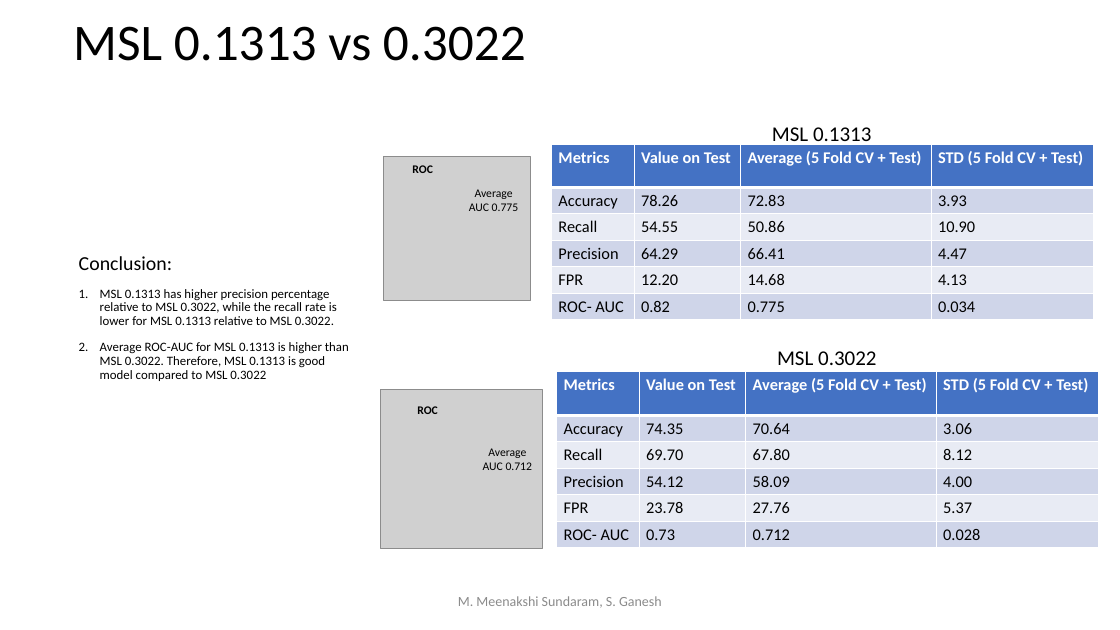
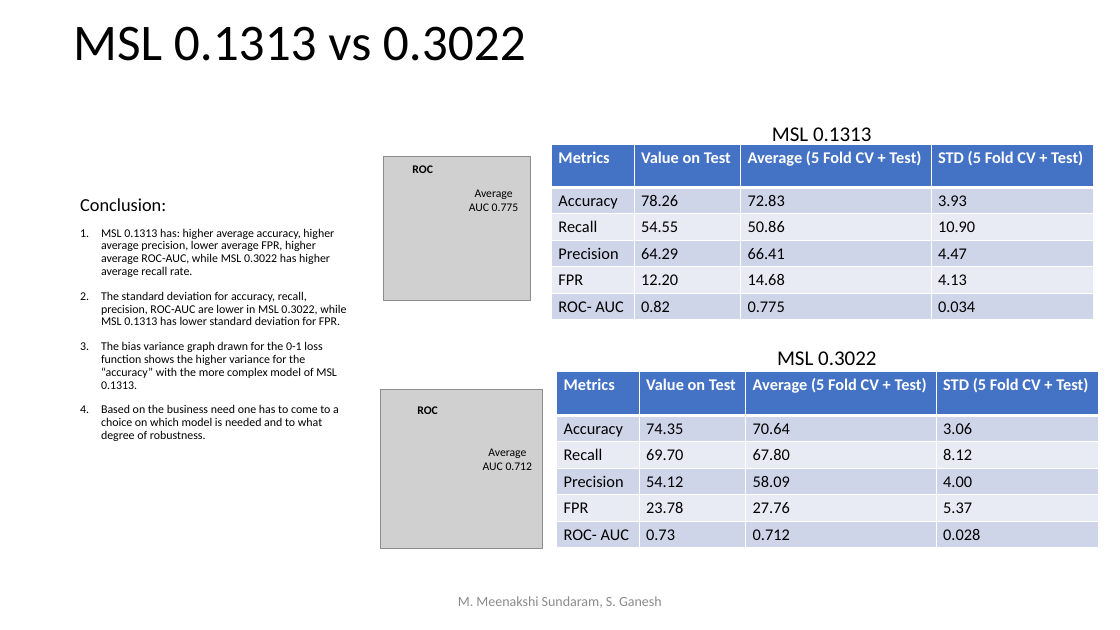
Before and after one commit to meenakshsundaram/AIML, a slide deck: slide 33 of Notes/Decision_Trees.pptx. Drawn at 1120x630 pixels with LibreOffice and Linux fonts; fonts in the diff are those of the drawing; grey boxes stand for pictures. Boxes give left, top, right and bottom in pixels: in the first picture for what was removed or moved away, otherwise in the second. Text is boxed around its words. In the diff, an @@ line names an element or a change of style, - is before the commit and + after.

```diff
--- a/Notes/Decision_Trees.pptx
+++ b/Notes/Decision_Trees.pptx
@@ text "Conclusion:": place and size @@
-text "Conclusion:" at <box>79,256,349,381</box>
+text "Conclusion:" at <box>80,198,346,441</box>
@@ text at <box>80,198,166,211</box>: size 17 to 15.7 pt in "Conclusion:" @@
@@ text at <box>101,228,346,441</box>: text changed; size 11 to 10.2 pt @@
-1. MSL 0.1313 has higher precision percentage relative to MSL 0.3022, while the recall rate is lower for MSL 0.1313 relative to MSL 0.3022.
-2. Average ROC-AUC for MSL 0.1313 is higher than MSL 0.3022. Therefore, MSL 0.1313 is good model compared to MSL 0.3022
+1. MSL 0.1313 has: higher average accuracy, higher average precision, lower average FPR, higher average ROC-AUC, while MSL 0.3022 has higher average recall rate.
+2. The standard deviation for accuracy, recall, precision, ROC-AUC are lower in MSL 0.3022, while MSL 0.1313 has lower standard deviation for FPR.
+3. The bias variance graph drawn for the 0-1 loss function shows the higher variance for the “accuracy” with the more complex model of MSL 0.1313.
+4. Based on the business need one has to come to a choice on which model is needed and to what degree of robustness.
```
Also in this commit, not shown: 1 other slide changed, 2 slides added, 21 other files.
